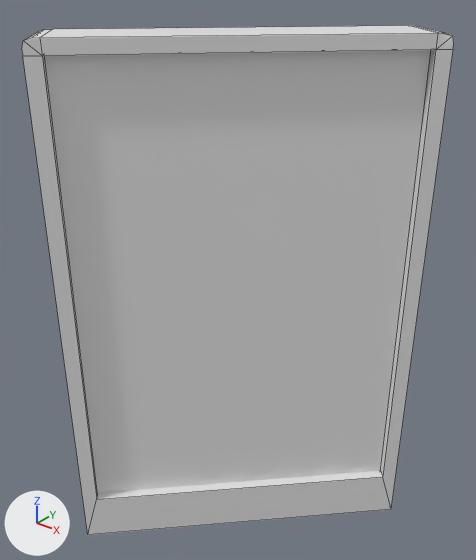
An edit to the FBX model Resources/Assets/Meshes/FloorCornerGlass.fbx, drawn before and after from the same camera.
Rendered twice from a camera (50 mm lens) standing at (0.000187, -0.000223, 0.000226) and looking at (0.000042, -0.000042, 0.000113). The lights are fixed; the arrows at lower left show +X, +Y and +Z. Mesh edges are drawn as thin lines.

The older version as bpy lines, for what is in view:
```python
me_untitled_079 = bpy.data.meshes.new('Untitled.079')
me_untitled_079.from_pydata([(95.0, -9.0, 17.0), (9.0, -95.0, 17.0), (-5.0, -81.0, 17.0), (81.0, 5.0, 17.0), (9.0, -95.0, 200.0), (95.0, -9.0, 200.0), (81.0, 5.0, 200.0), (-5.0, -81.0, 200.0)], [], [(6, 7, 4, 5), (0, 5, 4, 1), (0, 3, 6, 5), (2, 7, 6, 3), (2, 1, 4, 7), (3, 0, 1, 2)])
me_untitled_325 = bpy.data.meshes.new('Untitled.325')
me_untitled_325.from_pydata(...)  # 40 vertices, 35 faces; spans x -12.0..102.0, y -102.0..12.0, z 4.0..205.0
ob_floorcornerglass_frame = bpy.data.objects.new('FloorCornerGlass_Frame', me_untitled_325)
ob_floorcornerglass_frame.location = (0.0, 0.0, 0.0)
ob_floorcornerglass_frame.scale = (0.0, 0.0, 0.0)
ob_floorcornerglass_glass = bpy.data.objects.new('FloorCornerGlass_Glass', me_untitled_079)
ob_floorcornerglass_glass.location = (0.0, 0.0, 0.0)
ob_floorcornerglass_glass.scale = (0.0, 0.0, 0.0)
```
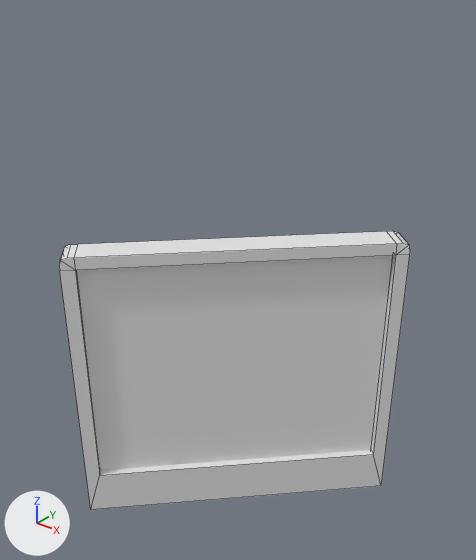
Commit message: [LM] - Glass + WallTop

Boxes (x1, y1, x2, y2) around the edits, measured in the pictures (476 x 560 px; the box of a moved part takes in the faces that stretch with it):
'FloorCornerGlass_Glass', reshaped (18% narrower, 52% shorter)
    before: (44, 50, 431, 493)
    after: (77, 256, 393, 470)
'FloorCornerGlass_Frame', reshaped (19% narrower, 45% shorter)
    before: (22, 25, 454, 535)
    after: (59, 231, 410, 510)
part 1 of me_untitled_325, moved or reshaped
    before: (22, 33, 454, 56)
    after: (59, 243, 410, 271)
part 2 of me_untitled_325, moved or reshaped
    before: (23, 55, 98, 534)
    after: (60, 270, 100, 509)
part 3 of me_untitled_325, moved or reshaped
    before: (88, 50, 453, 535)
    after: (91, 255, 410, 510)
part 4 of me_untitled_325, moved or reshaped
    before: (25, 25, 443, 40)
    after: (61, 231, 409, 260)

Patch to the scene script:
```diff
--- a/Resources/Assets/Meshes/FloorCornerGlass.fbx.py
+++ b/Resources/Assets/Meshes/FloorCornerGlass.fbx.py
@@ me_untitled_079 @@
 me_untitled_079.from_pydata(...)  # 8 vertices, 6 faces; spans x -5.0..95.0, y -95.0..5.0, z 17.0..200.0
 # used by ob_floorcornerglass_glass; location = (0.0, 0.0, 0.0); scale = (0.0, 0.0, 0.0)
-me_untitled_079.vertices[0].co = (95.0, -9.0, 17.0)
-me_untitled_079.vertices[1].co = (9.0, -95.0, 17.0)
-me_untitled_079.vertices[4].co = (9.0, -95.0, 200.0)
-me_untitled_079.vertices[5].co = (95.0, -9.0, 200.0)
-me_untitled_079.vertices[6].co = (81.0, 5.0, 200.0)
-me_untitled_079.vertices[7].co = (-5.0, -81.0, 200.0)
+# me_untitled_079 part 5
+me_untitled_079.vertices[0].co = (86.0, 1.0, 17.0)
+me_untitled_079.vertices[1].co = (-1.0, -86.0, 17.0)
+me_untitled_079.vertices[4].co = (-1.0, -86.0, 122.0)
+me_untitled_079.vertices[5].co = (86.0, 1.0, 122.0)
+me_untitled_079.vertices[6].co = (81.0, 5.0, 122.0)
+me_untitled_079.vertices[7].co = (-5.0, -81.0, 122.0)
@@ me_untitled_325 @@
 me_untitled_325.from_pydata(...)  # 40 vertices, 35 faces; spans x -12.0..102.0, y -102.0..12.0, z 4.0..205.0
 # used by ob_floorcornerglass_frame; location = (0.0, 0.0, 0.0); scale = (0.0, 0.0, 0.0)
+# me_untitled_325 part 1: all 12 vertices in x 7.0..102.0, y -102.0..-7.0, z 200.0..205.0 are moved by (-10.0, 10.0, -78.0)
+# me_untitled_325 part 2: all 2 vertices in x 7.0..12.0, y -102.0..-98.0, z 4.0..24.0 are moved by (-10.0, 10.0, 0.0)
+# me_untitled_325 part 3: all 2 vertices in x 98.0..102.0, y -12.0..-7.0, z 4.0..24.0 are moved by (-10.0, 10.0, 0.0)
+# me_untitled_325 part 4: all 12 vertices in x -12.0..83.0, y -83.0..12.0, z 200.0..205.0 are moved by (0.0, 0.0, -78.0)
```
